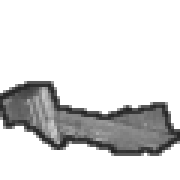
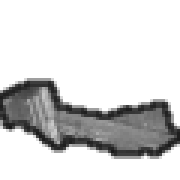
Comparing the layer stacks of the two 180×180 images. Changes:
painted on "outline" over (x1=0, y1=78, x2=180, y2=159)
